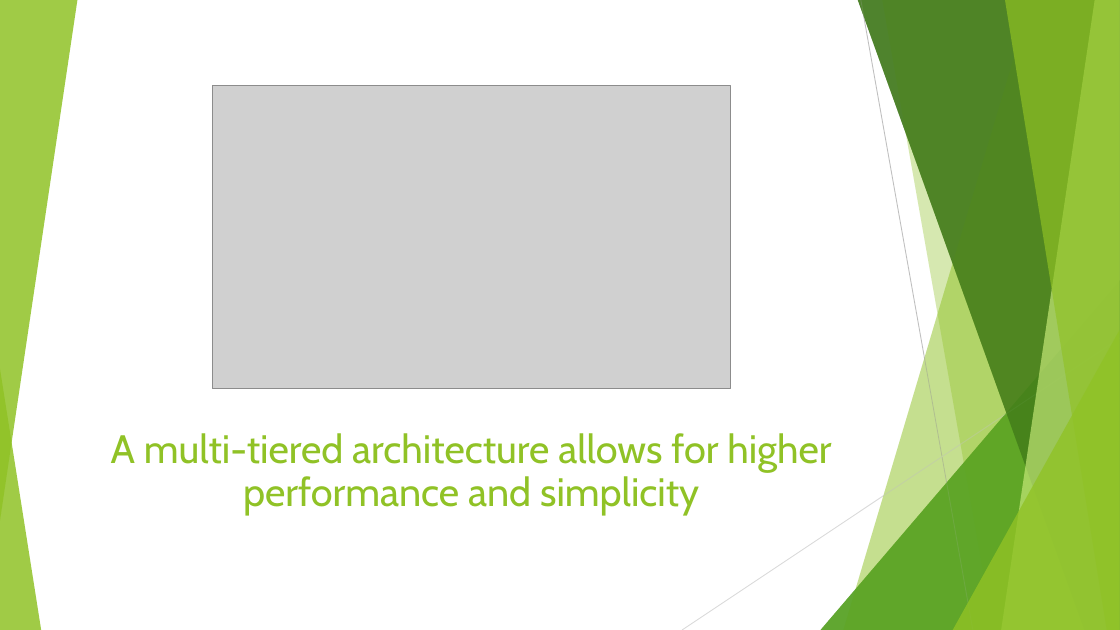
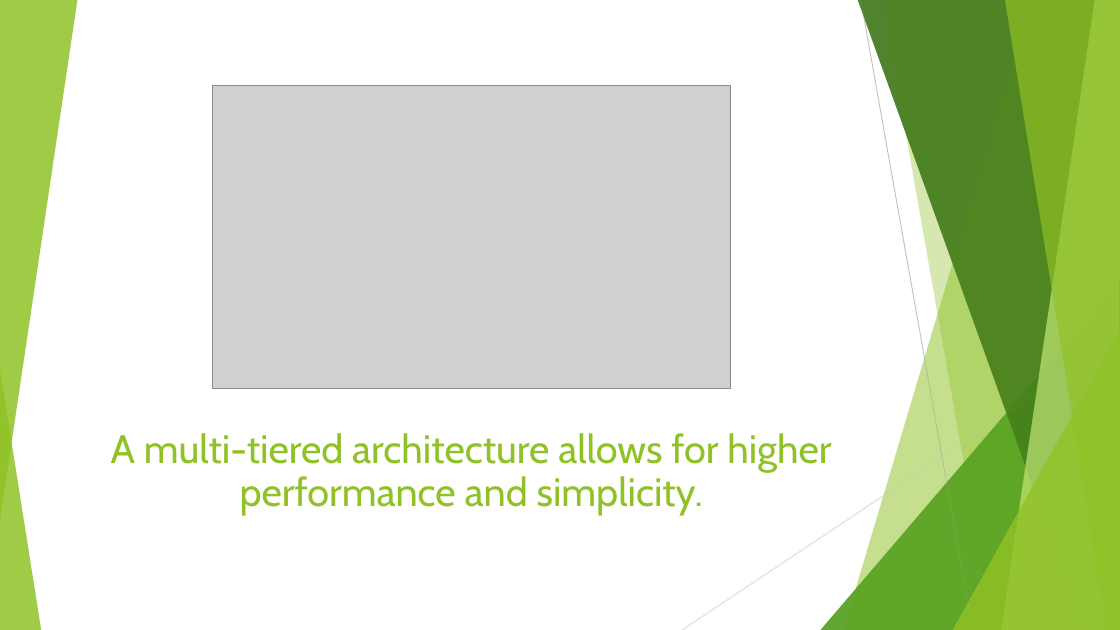
Before and after one commit to Blintzkrieg/INFO523Coursework, a slide deck: slide 8 of Data Warehousing Basic Concepts.pptx. Drawn at 1120x630 pixels with LibreOffice and Linux fonts; fonts in the diff are those of the drawing; grey boxes stand for pictures. Boxes give left, top, right and bottom in pixels: in the first picture for what was removed or moved away, otherwise in the second. Text is boxed around its words. In the diff, an @@ line names an element or a change of style, - is before the commit and + after.

```diff
--- a/Data Warehousing Basic Concepts.pptx
+++ b/Data Warehousing Basic Concepts.pptx
@@ title at (111,433,831,515): text changed @@
-A multi-tiered architecture allows for higher performance and simplicity
+A multi-tiered architecture allows for higher performance and simplicity.
```
Also in this commit, not shown: 2 other slides changed.
